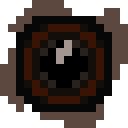
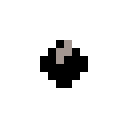
Layered file, before and after one edit (128px x 128px). Changes by layer:
hid "Laag 1" over bbox(0, 0, 128, 128)
hid "Achtergrond" over bbox(0, 0, 128, 128)
